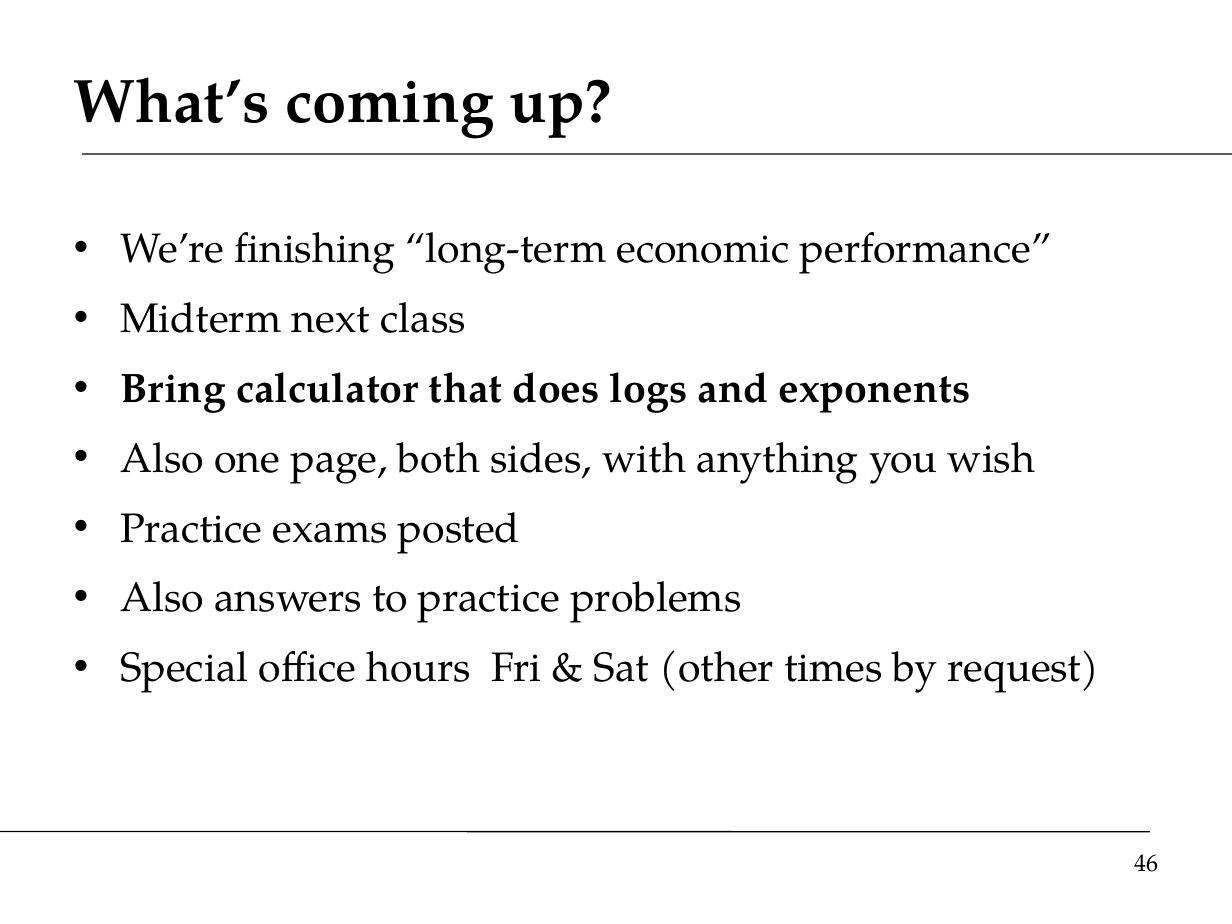
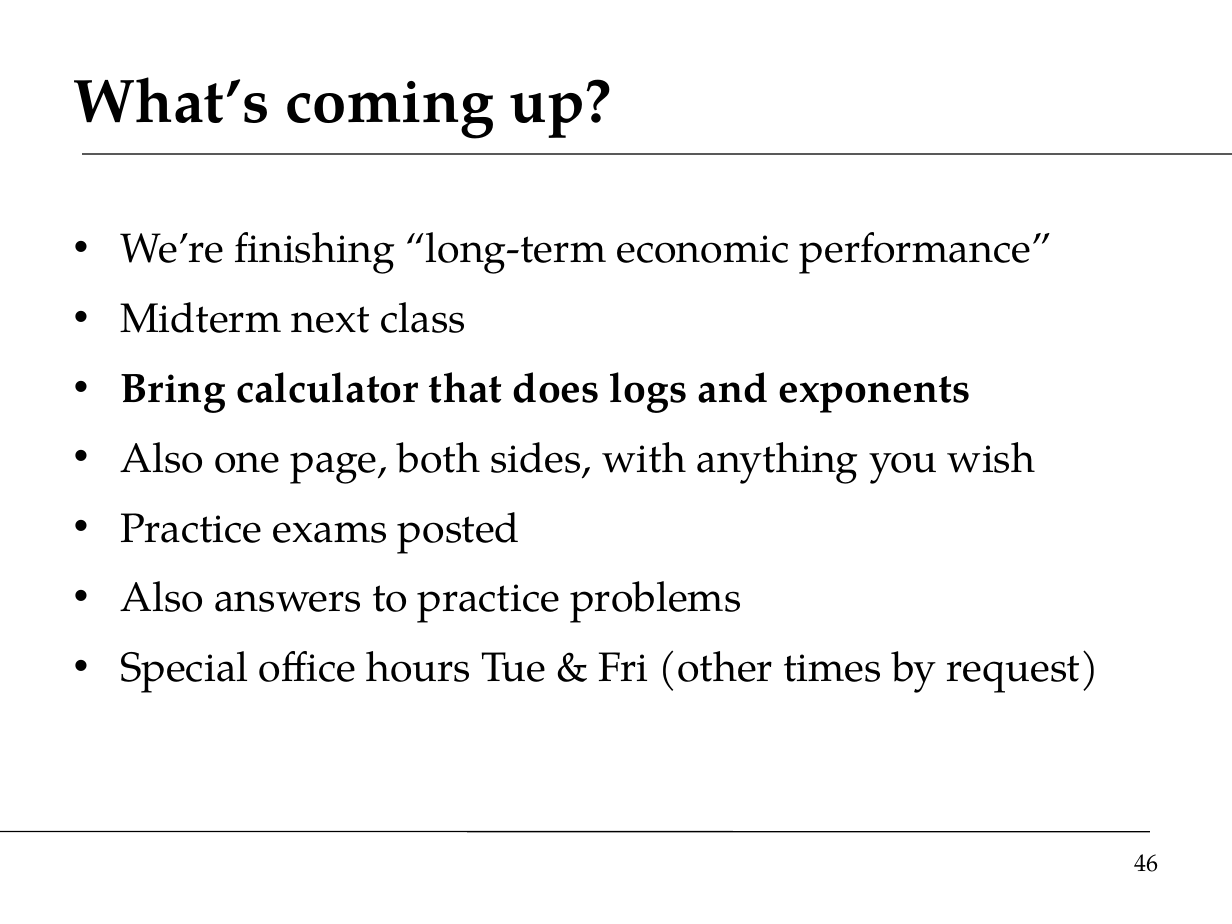
Before and after one commit to DaveBackus/Global_Economy, a slide deck: slide 46 of Slides/slides_trade_f14.pptx. Drawn at 1232x924 pixels with LibreOffice and Linux fonts; fonts in the diff are those of the drawing. Boxes give left, top, right and bottom in pixels: in the first picture for what was removed or moved away, otherwise in the second. Text is boxed around its words. In the diff, an @@ line names an element or a change of style, - is before the commit and + after.

Commit message:
slides

```diff
--- a/Slides/slides_trade_f14.pptx
+++ b/Slides/slides_trade_f14.pptx
@@ text at [120, 650, 1099, 693]: text changed @@
-• Special office hours Fri & Sat (other times by request)
+• Special office hours Tue & Fri (other times by request)
```
Also in this commit, not shown: 8 other files.
